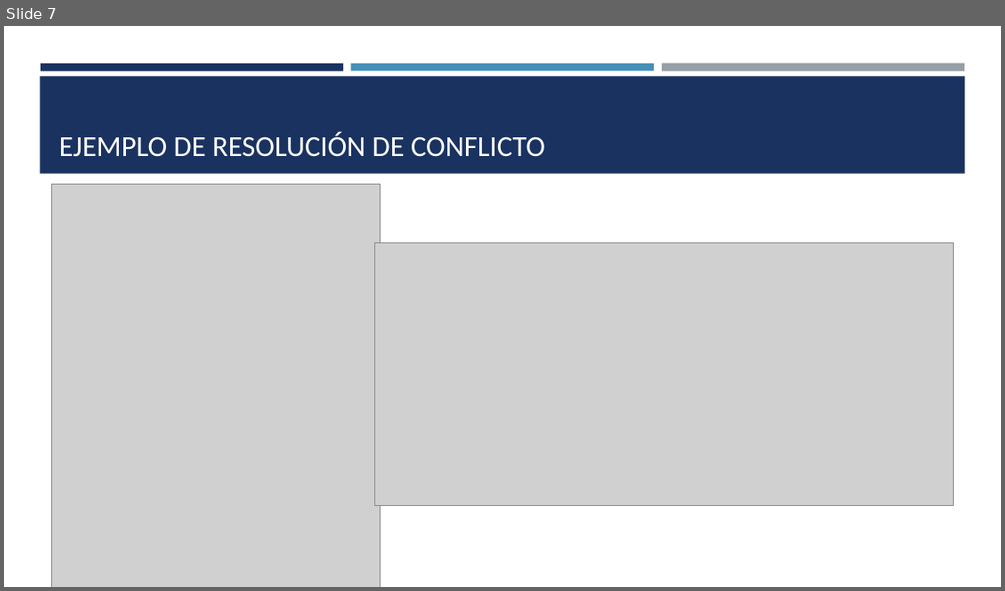
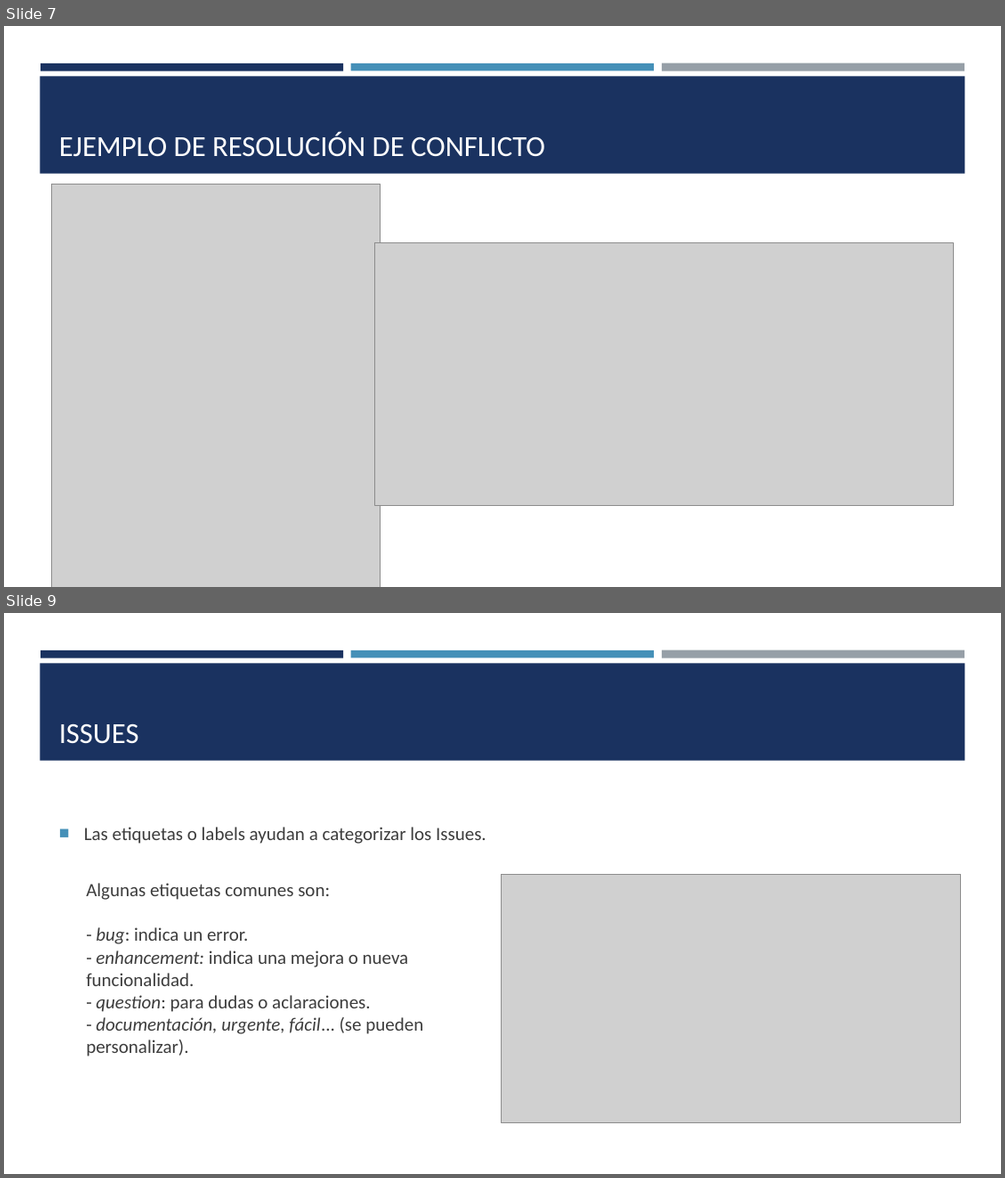
Before and after one commit to juancebellan/-e4-tutorial-github-colaborativo, a slide deck: GitHUb_presentación.pptx. Shown one above the other, each under a label of ours: slide 7 before the commit, slides 7 and 9 after it; the slides between them are not shown. The pictures are 1005x591 and 1005x1178 pixels, drawn with LibreOffice and Linux fonts; fonts in the diff are those of the drawing; grey boxes stand for pictures. Boxes give left, top, right and bottom in pixels: in the first picture for what was removed or moved away, otherwise in the second. Text is boxed around its words. In the diff, an @@ line names an element or a change of style, - is before the commit and + after.

Commit message:
doc: Powe point añadir issues,projects,milestones, convención de commits y github actions

```diff
--- a/GitHUb_presentación.pptx
+++ b/GitHUb_presentación.pptx
@@ slide 9 added at (4, 613, 1001, 1174), background #FFFFFF; not listed: 4 template elements that a slide beside it also shows @@
@@ title added at (59, 723, 139, 744), 28 pt, text #FFFFFF @@
+ISSUES
@@ text added at (84, 827, 486, 844), 18 pt, text #3D3D3D @@
+■ Las etiquetas o labels ayudan a categorizar los Issues.
@@ picture added at (502, 874, 961, 1122) @@
@@ text added at (86, 883, 423, 1056), 18 pt, text #3D3D3D @@
+Algunas etiquetas comunes son:
+- bug: indica un error.
+- enhancement: indica una mejora o nueva funcionalidad.
+- question: para dudas o aclaraciones.
+- documentación, urgente, fácil... (se pueden personalizar).
```
Also in this commit, not shown: 7 other slides added.
